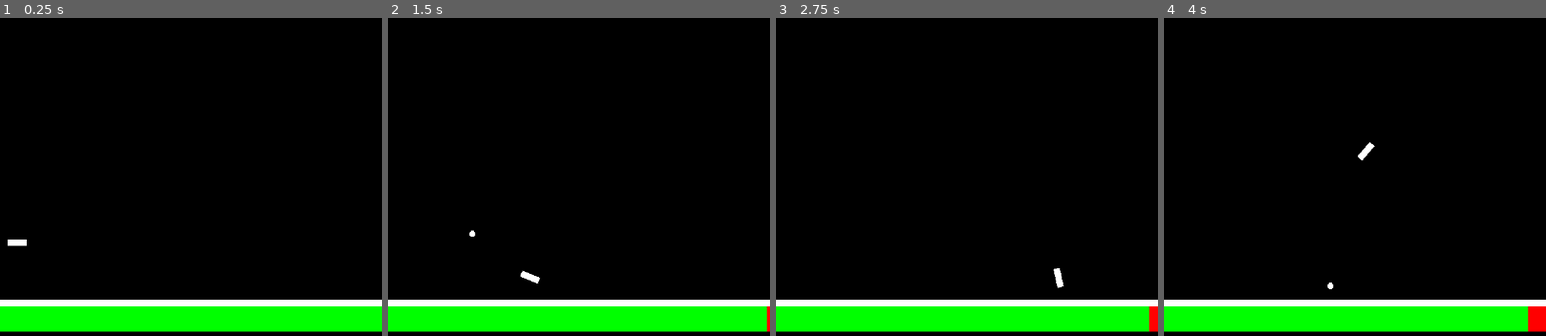
Above: before the commit, frames 1-4 (left to right).
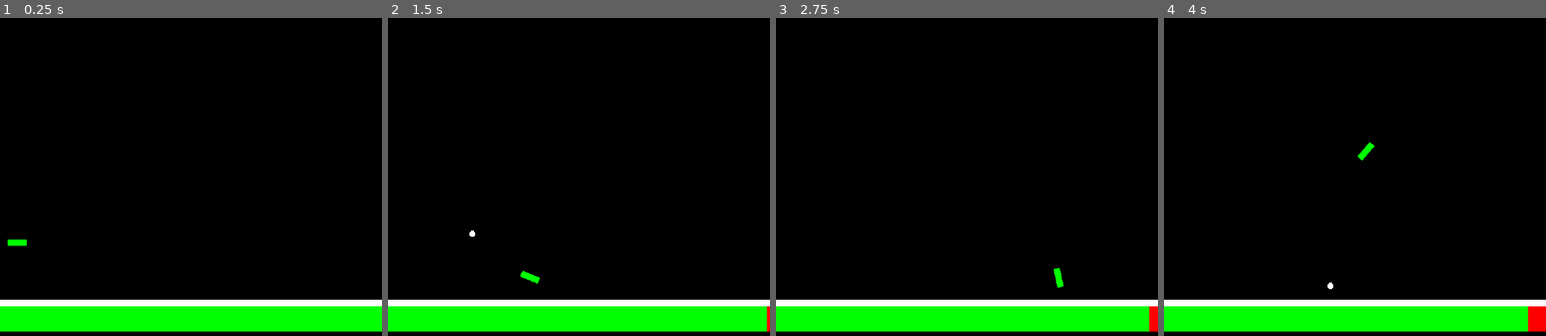
Above: after the commit, the same moments.

Repository: Christmas-Missionary/The-Last-Hexagon
Game: Godot game, scene res://src/main.tscn
The game is run twice, just before and just after one commit, with the same random seed, the same clock (stepped at 60 frames per second) and the same inputs.
Inputs (mouse positions are % of the whole screen's width and height, from its top left):
- Up to frame 1 (0.25 s): no input
- Up to frame 2 (1.5 s): tap Enter at 0.5 s; move the mouse to (72, 45) at 0.52 s; press the mouse at (72, 45) at 0.53 s; hold Right (right) 0.53-1.28 s; tap Space at 1.25 s; move the mouse to (30, 55) at 1.27 s; release the mouse at (30, 55) at 1.28 s; hold Down (down) from 1.28 s (still down); click (30, 55) at 1.35 s
- Up to frame 3 (2.75 s): tap Enter at 2 s; move the mouse to (60, 28) at 2.02 s; release Down (down) at 2.03 s; press the mouse at (60, 28) at 2.03 s; hold Right (right) from 2.03 s (still down)
- Up to frame 4 (4 s): move the mouse to (45, 70) at 2.77 s; release Right (right) at 2.78 s; release the mouse at (45, 70) at 2.78 s; hold Up (up) 2.78-3.53 s; click (45, 70) at 2.85 s; move the mouse to (80, 65) at 3.52 s; press the mouse at (80, 65) at 3.53 s; hold Left (left) from 3.53 s (still down)
The pictures show only the part of the screen within x 49-99%, y 35-85%; the shares and areas given below are measured in that part.

The runs differ from the first frame. In frame 1, 0.1% of the frame differs, in the area x 2-7%, y 69-72%; in frame 2, 0.1%; in frame 3, 0.1%, in the area x 72-76%, y 78-85%; in frame 4, 0.1%.

Commit message:
triangle enemy

Diff:
--- a/src/main.tscn
+++ b/src/main.tscn
@@ -34,6 +34,8 @@
 grow_vertical = 2
 pivot_offset = Vector2(0, 5)
 mouse_filter = 2
+color = Color(0, 1, 0, 1)
+metadata/_edit_use_anchors_ = true
 
 [node name="UpWall" type="Area2D" parent="."]
 position = Vector2(500, 5)
--- /dev/null
+++ b/src/triangle.gd
@@ -0,0 +1,27 @@
+extends Area2D
+
+const QUART: float = TAU / 4
+const SPEED: float = 200.0
+
+# borrowed from player constants
+const _UPLEFT_BOUND: Vector2 = Vector2.ONE * 30.0
+const _DOWNRIGHT_BOUND: Vector2 = Vector2(1200, 800) - _UPLEFT_BOUND
+
+@onready var _player: = $/root/Main/Player as Node2D
+
+func _physics_process(delta: float) -> void:
+	var direction: Vector2 = _player.position - global_position
+	var angle: float = transform.x.angle_to(direction) - QUART
+	rotate(signf(angle) * minf(delta * 3.0, absf(angle)))
+	position += Vector2.RIGHT.rotated(rotation + QUART) * SPEED * delta
+
+	position = position.clamp(_UPLEFT_BOUND, _DOWNRIGHT_BOUND)
+
+func _get_hit(area: Area2D) -> void:
+	if area is Bullet:
+		area.queue_free()
+		queue_free()
+
+func _get_player(body: CharacterBody2D) -> void:
+	if body is Player:
+		(body as Player).energy -= 100
--- /dev/null
+++ b/src/triangle.tscn
@@ -0,0 +1,12 @@
+[gd_scene load_steps=2 format=3 uid="uid://dywd0nlh66iqb"]
+
+[ext_resource type="Script" path="res://src/triangle.gd" id="1_dk8q8"]
+
+[node name="Triangle" type="Area2D"]
+script = ExtResource("1_dk8q8")
+
+[node name="CollisionPolygon2D" type="CollisionPolygon2D" parent="."]
+polygon = PackedVector2Array(0, 18, 17, -11, -17, -11)
+
+[connection signal="area_entered" from="." to="." method="_get_hit"]
+[connection signal="body_entered" from="." to="." method="_get_player"]
